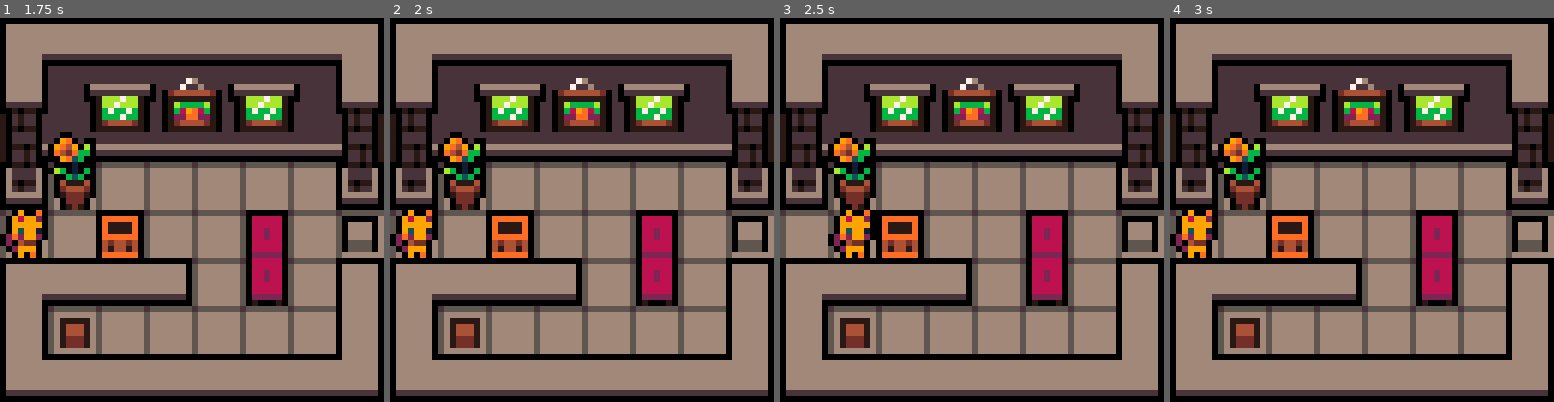
Above: before the commit, frames 1-4 (left to right).
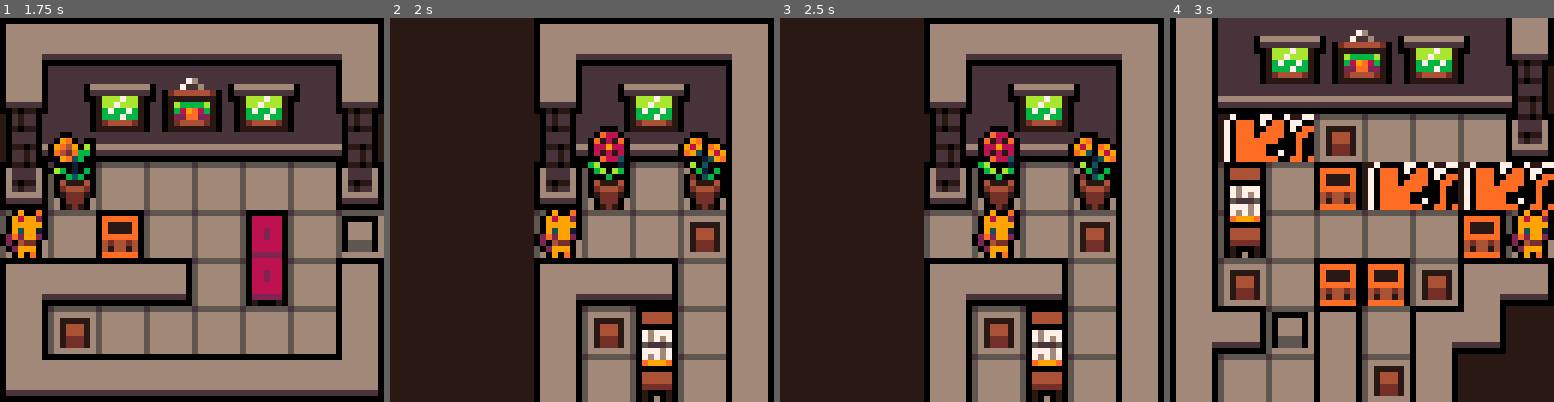
Above: after the commit, the same moments.

Repository: konata-chan404/Kitty-Kondo
Game: PICO-8 cartridge game.p8
Same seed, same stepped clock (60 frames per second), same inputs: the game is played once before the commit and once after it.
Inputs:
- Up to frame 1 (1.75 s): tap X (X key) at 0.33, 1.07 s; tap O (Z key) at 0.7, 1.7 s; hold Right from 1.6 s (still down)
- Up to frame 2 (2 s): keep holding Right; tap X (X key) at 1.85 s
- Up to frame 3 (2.5 s): release Right at 2.1 s; tap O (Z key) at 2.1 s; hold Up 2.15-2.42 s; hold Right from 2.47 s (still down)
- Up to frame 4 (3 s): keep holding Right; tap O (Z key) at 2.5, 2.9 s; tap X (X key) at 2.97 s

Frame 1 is identical in both runs. In frame 2, 61% of the frame differs, in the area x 0-100%, y 0-100%; in frame 3, 61%; in frame 4, 66%.

Commit message:
Update game.p8

Diff:
--- a/game.p8
+++ b/game.p8
@@ -89,7 +89,8 @@
 	player:move(nil)
 
 	if btnp(5) then
-		restart_level()
+		--restart_level()
+		load_next_level()
 	end
 
 	if btnp(4) then
